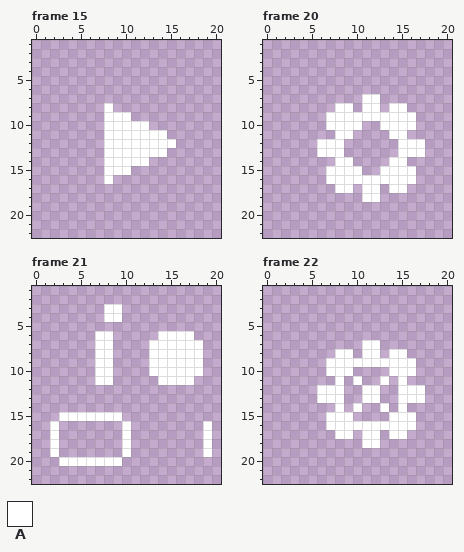
Pixel-art file: Assets/Resources/new aseprite/ui/ui_icons/ui_icons.aseprite. Above, as it was before the edit.
24x26 pixels, 65 frames. Colours within 5 levels of each other are drawn and written as one. Shown: frame 15: x 0..20, y 1..22; frame 20: x 0..20, y 1..22; frame 21: x 0..20, y 1..22; frame 22: x 0..20, y 1..22. The commit also changed other frames, which this record leaves out.
Visible layers, top first: "Layer 4", "Flattened".
Palette (. is transparent): A #ffffff
Pixels before, frame 15, first column x 8:
 8 A.......
 9 AAA.....
10 AAAAA...
11 AAAAAAA.
12 AAAAAAAA
13 AAAAAAA.
14 AAAAA...
15 AAA.....
16 A.......
Pixels before, frame 20, first column x 6:
 7 .....AA.....
 8 ..AA.AA.AA..
 9 .AAAAAAAAAA.
10 .AAAA..AAAA.
11 ..AA....AA..
12 AAA......AAA
13 AAA......AAA
14 ..AA....AA..
15 .AAAA..AAAA.
16 .AAAAAAAAAA.
17 ..AA.AA.AA..
18 .....AA.....
Pixels before, frame 21, first column x 2:
 3 ......AA..........
 4 ......AA..........
 5 ..................
 6 .....AA.....AAAA..
 7 .....AA....AAAAAA.
 8 .....AA....AAAAAA.
 9 .....AA....AAAAAA.
10 .....AA....AAAAAA.
11 .....AA.....AAAA..
12 ..................
13 ..................
14 ..................
15 .AAAAAAA..........
16 A.......A........A
17 A.......A........A
18 A.......A........A
19 A.......A........A
20 .AAAAAAA..........
Pixels before, frame 22, first column x 6:
 7 .....AA.....
 8 ..AA.AA.AA..
 9 .AAAAAAAAAA.
10 .AAA....AAA.
11 ..A.A..A.A..
12 AAA..AA..AAA
13 AAA..AA..AAA
14 ..A.A..A.A..
15 .AAA....AAA.
16 .AAAAAAAAAA.
17 ..AA.AA.AA..
18 .....AA.....
Once edited:
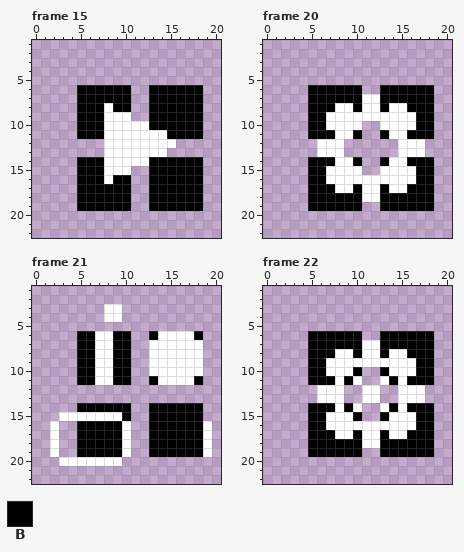
Colours new in this view: B #000000
Difference:
layer "bg" now shown
Frame 15, layer "bg":
The author put colour B in rows 6 to 7 at x 5 to 10 and 13 to 18; in row 8 at x 5 to 7, 9 to 10 and 13 to 18; in rows 9 to 10 at x 5 to 7 and 13 to 18; in row 11 at x 5 to 7 and 15 to 18; in rows 14 to 15 at x 5 to 7 and 13 to 18; in row 16 at x 5 to 7, 9 to 10 and 13 to 18.
The author put colour B in rows 17 to 19 at x 5 to 10 and 13 to 18.
Frame 20, layer "bg":
The author put colour B in rows 6 to 7 at x 5 to 10 and 13 to 18; in row 8 at x 5 to 7, 10, 13 and 16 to 18; in rows 9 to 10 at x 5 to 6 and 17 to 18; in row 11 at x 5 to 7, 10, 13 and 16 to 18; in row 14 at x 5 to 7, 10, 13 and 16 to 18; in rows 15 to 16 at x 5 to 6 and 17 to 18.
The author put colour B in row 17 at x 5 to 7, 10, 13 and 16 to 18; in rows 18 to 19 at x 5 to 10 and 13 to 18.
Frame 21, layer "bg":
The author put colour B in row 6 at x 5 to 6, 9 to 10, 13 and 18; in rows 7 to 10 at x 5 to 6 and 9 to 10; in row 11 at x 5 to 6, 9 to 10, 13 and 18; in row 14 at x 5 to 10 and 13 to 18; in row 15 at x 10 and 13 to 18; in rows 16 to 19 at x 5 to 9 and 13 to 18.
Frame 22, layer "bg":
The author put colour B in rows 6 to 7 at x 5 to 10 and 13 to 18; in row 8 at x 5 to 7, 10, 13 and 16 to 18; in row 9 at x 5 to 6 and 17 to 18; in row 10 at x 5 to 6, 10, 13 and 17 to 18; in row 11 at x 5 to 7, 9, 14 and 16 to 18; in row 14 at x 5 to 7, 9, 14 and 16 to 18.
The author put colour B in row 15 at x 5 to 6, 10, 13 and 17 to 18; in row 16 at x 5 to 6 and 17 to 18; in row 17 at x 5 to 7, 10, 13 and 16 to 18; in rows 18 to 19 at x 5 to 10 and 13 to 18.
Where, in picture pixels (left, top, right, bottom), the same in both pictures:
added: (77, 85, 203, 211)
added: (308, 85, 434, 211)
added: (77, 331, 203, 457)
added: (308, 331, 434, 457)
